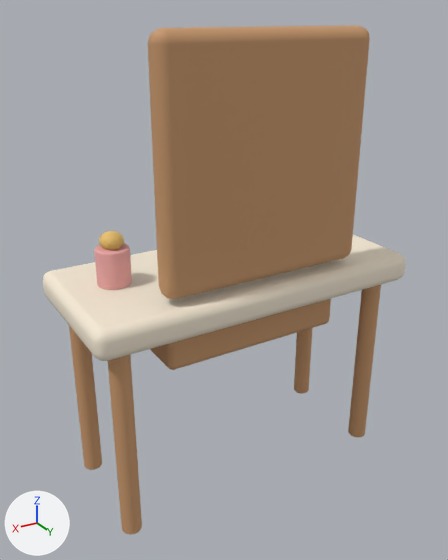
An edit to the glTF model assets/3d/native/bedroomVanity.glb, drawn before and after from the same camera.
Rendered twice from a 50 mm lens placed at (1.247, 2.026, 1.88), pointed at (0.054, 0.038, 0.885). Arrows for +X, +Y and +Z are at lower left; the lights stay in place. The picture after the commit comes second. Where no turn or scale is listed for an object, it has been applied to the vertices.

Objects in the first picture: 'Mirror frame', 'Perfume bottle', 'Vanity drawer', 'Vanity leg', 'Vanity leg.001', 'Vanity leg.002', 'Vanity leg.003', 'Vanity tabletop' and 1 more.
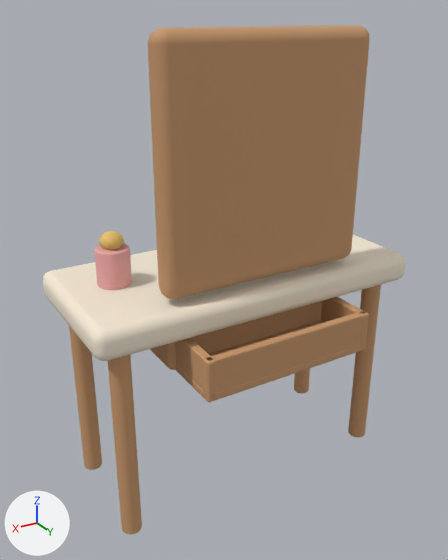
Location of each change, [x1, y1, x2, y2] in pixels of the pictures (448 x 560 px):
'Drawer tray back', added (orange)
    after: [203, 311, 369, 397]
'Drawer tray floor', added
    after: [175, 320, 366, 402]
'Drawer tray side.001', added (orange)
    after: [176, 338, 216, 397]
'Drawer tray side', added (orange)
    after: [321, 297, 369, 346]

What the commit changed:
Mesh me_cube_1551 is new.
It has 96 vertices, 188 faces and spans x -0.018..0.018, y -0.25..0.25, z -0.074..0.074.
It uses material mat_wood (orange #c9996d).
Mesh me_cube_1549 is new.
It has 96 vertices, 188 faces and spans x -0.365..0.365, y -0.25..0.25, z -0.018..0.018.
It uses material mat_wood (orange #c9996d).
Mesh me_cube_1552 is new.
It has 96 vertices, 188 faces and spans x -0.365..0.365, y -0.018..0.018, z -0.074..0.074.
It uses material mat_wood (orange #c9996d).
Object 'Drawer tray side.001' (ob_drawer_tray_side_001) is new; it shows me_cube_1551.
Its location is (0.345, 0.2, 0.73).
Object 'Drawer tray side' (ob_drawer_tray_side) is new; it shows a copy of me_cube_1551.
Its location is (-0.345, 0.2, 0.73).
Object 'Drawer tray floor' (ob_drawer_tray_floor) is new; it shows me_cube_1549.
Its location is (0.0, 0.2, 0.658).
Object 'Drawer tray back' (ob_drawer_tray_back) is new; it shows me_cube_1552.
Its location is (0.0, 0.43, 0.73).
